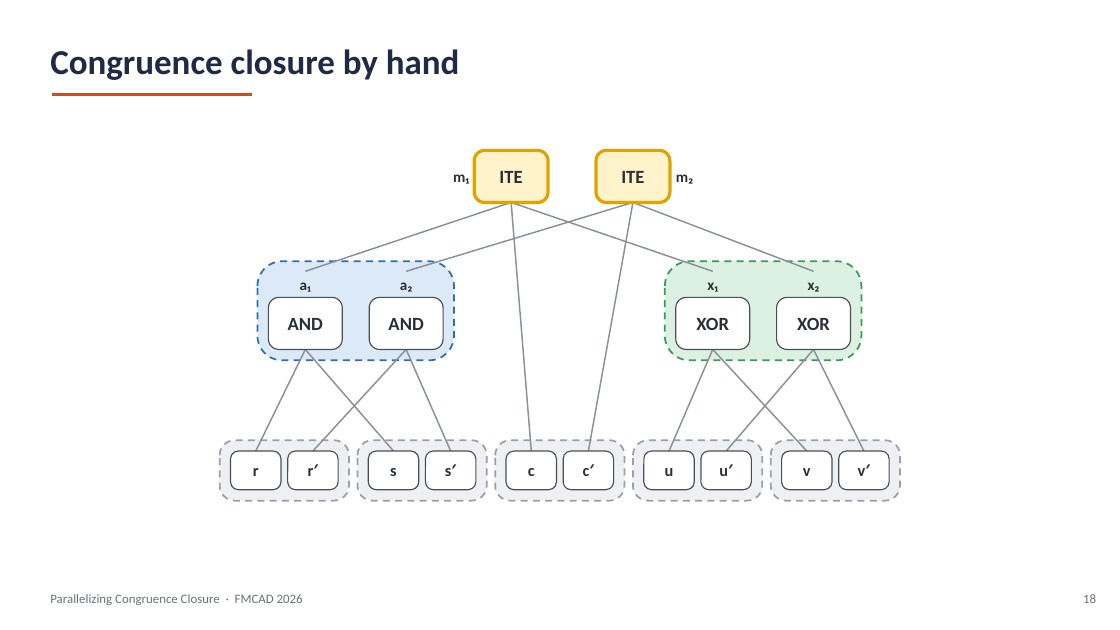
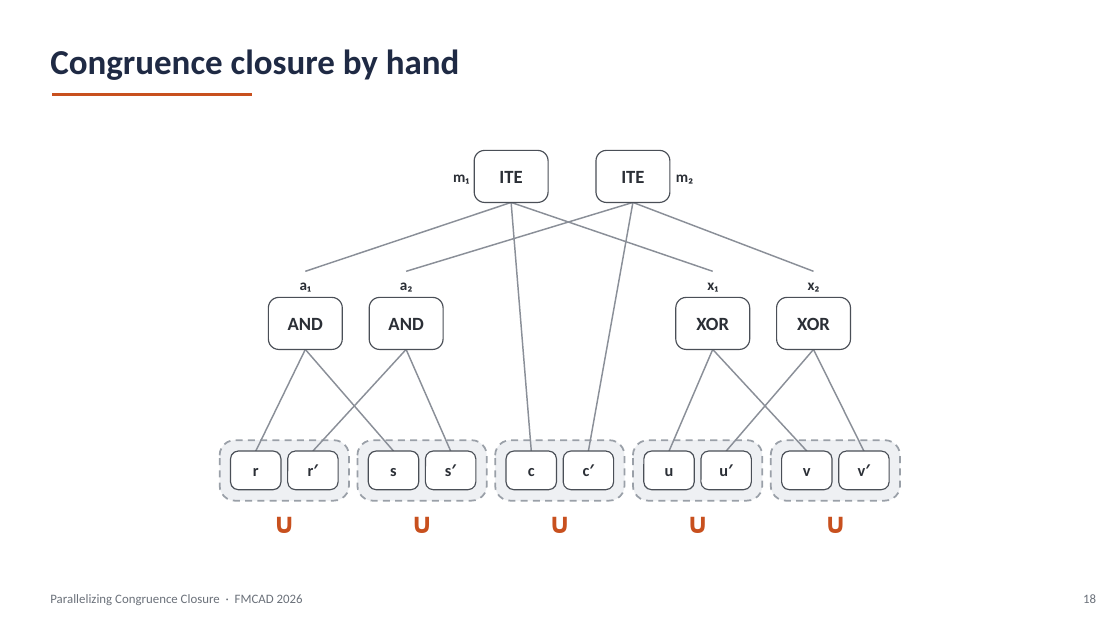
Before and after one commit to amarshah1/parallelcc-paper, a slide deck: slide 18 of slides/parallelcc-part1.pptx. Drawn at 1120x630 pixels with LibreOffice and Linux fonts; fonts in the diff are those of the drawing. Boxes give left, top, right and bottom in pixels: in the first picture for what was removed or moved away, otherwise in the second. Text is boxed around its words. In the diff, an @@ line names an element or a change of style, - is before the commit and + after.

```diff
--- a/slides/parallelcc-part1.pptx
+++ b/slides/parallelcc-part1.pptx
@@ rounded rectangle "ITE" at <box>474,150,548,202</box>: fill #FFF3CC to #FFFFFF; outline #E0A300 2.75 pt to #4A4F57 1 pt @@
@@ rounded rectangle "ITE" at <box>596,150,670,202</box>: fill #FFF3CC to #FFFFFF; outline #E0A300 2.75 pt to #4A4F57 1 pt @@
@@ rounded rectangle removed at <box>257,261,454,360</box> @@
@@ rounded rectangle removed at <box>665,261,861,360</box> @@
@@ text added at <box>255,502,313,544</box>, 24 pt, text #C8501E, bold @@
+∪
@@ text added at <box>392,502,451,544</box>, 24 pt, text #C8501E, bold @@
+∪
@@ text added at <box>531,502,590,544</box>, 24 pt, text #C8501E, bold @@
+∪
@@ text added at <box>669,502,728,544</box>, 24 pt, text #C8501E, bold @@
+∪
@@ text added at <box>807,502,865,544</box>, 24 pt, text #C8501E, bold @@
+∪
```
Also in this commit, not shown: 33 other slides changed, 6 slides added, 1 slide removed, 2 other files.
